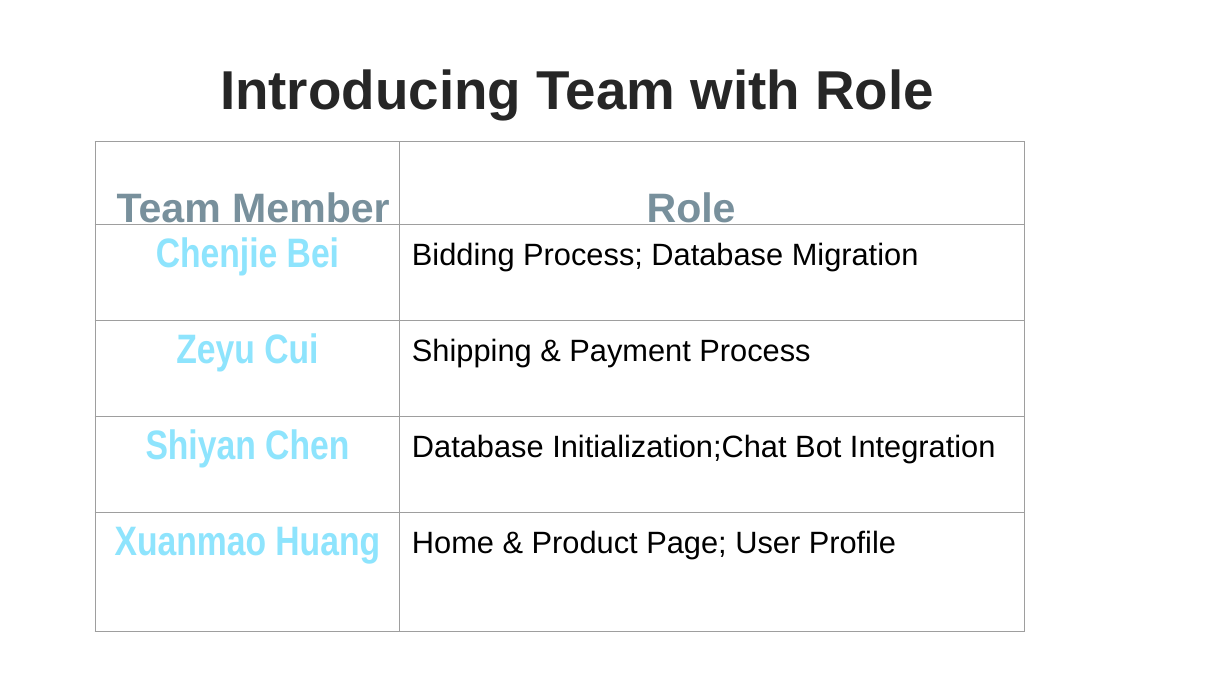
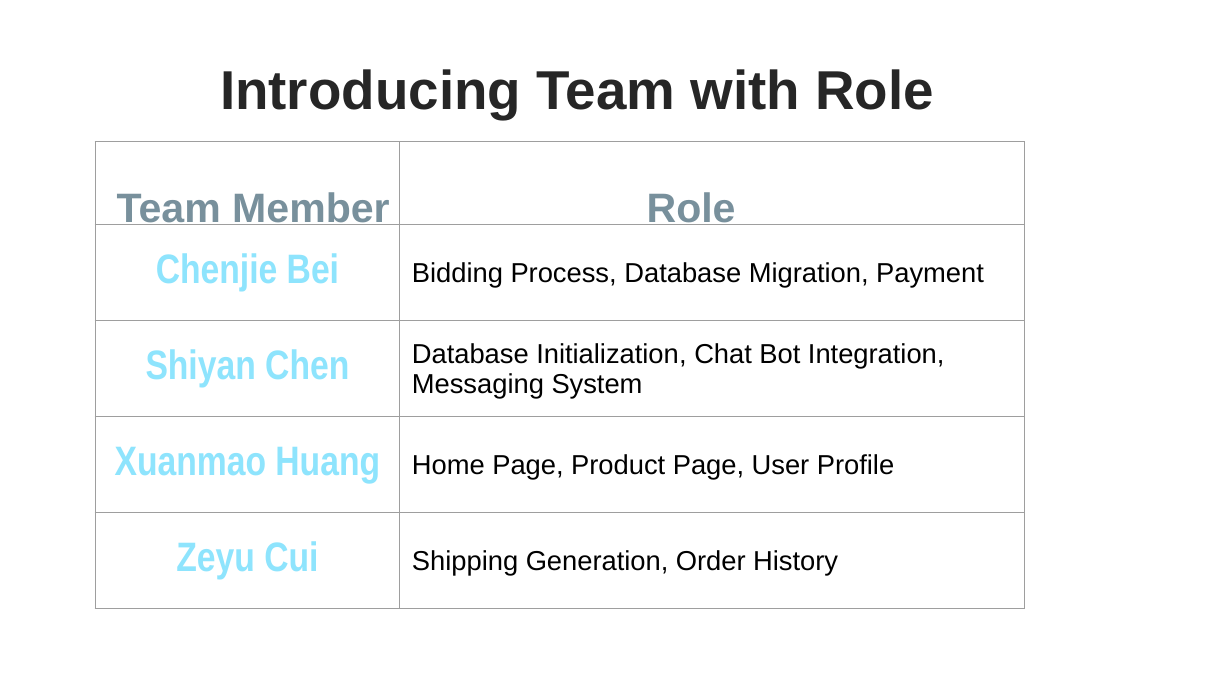
Before and after one commit to DailyGrow/phone-bidding, a slide deck: slide 2 of res/Group8_Final_Demo.pptx. Drawn at 1232x693 pixels with LibreOffice and Linux fonts; fonts in the diff are those of the drawing. Boxes give left, top, right and bottom in pixels: in the first picture for what was removed or moved away, otherwise in the second. Text is boxed around its words. In the diff, an @@ line names an element or a change of style, - is before the commit and + after.

```diff
--- a/res/Group8_Final_Demo.pptx
+++ b/res/Group8_Final_Demo.pptx
@@ table at (95, 142, 1024, 649) @@
-row 2, column 2: Bidding Process; Database Migration
+row 2, column 2: Bidding Process, Database Migration, Payment
-row 3, column 1: Zeyu Cui
+row 3, column 1: Shiyan Chen
-row 3, column 2: Shipping & Payment Process
+row 3, column 2: Database Initialization, Chat Bot Integration, Messaging System
-row 4, column 1: Shiyan Chen
+row 4, column 1: Xuanmao Huang
-row 4, column 2: Database Initialization;Chat Bot Integration
+row 4, column 2: Home Page, Product Page, User Profile
-row 5, column 1: Xuanmao Huang
+row 5, column 1: Zeyu Cui
-row 5, column 2: Home & Product Page; User Profile
+row 5, column 2: Shipping Generation, Order History
```
